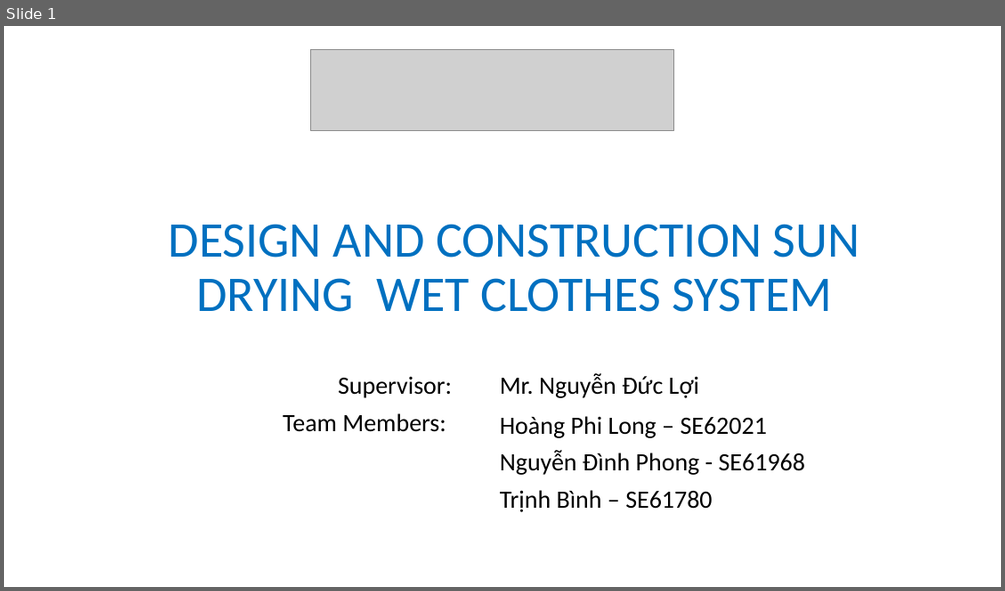
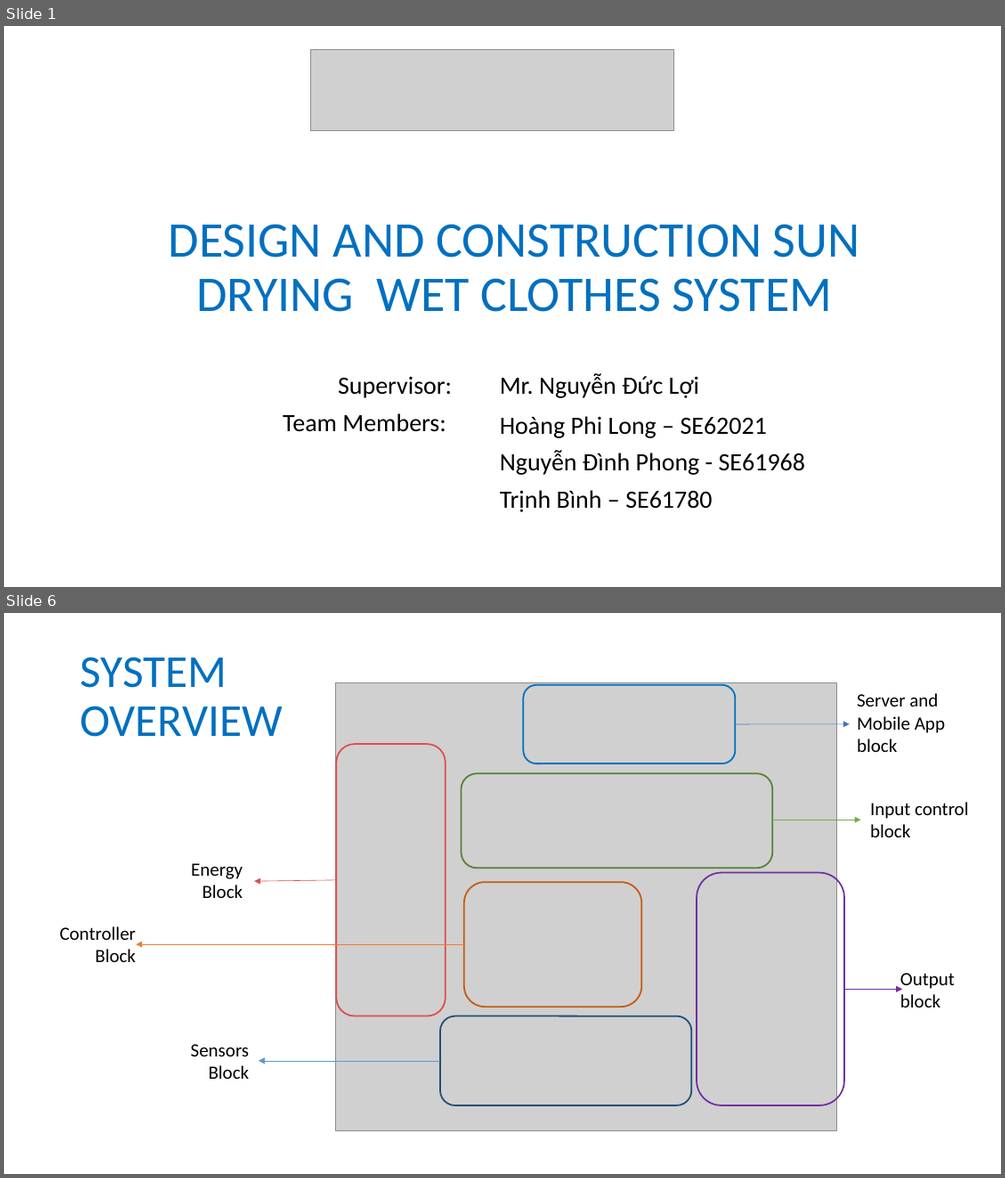
Before and after one commit to longhoang0304/DCDCS_Documentation, a slide deck: Final-Presentation.pptx. Shown one above the other, each under a label of ours: slide 1 before the commit, slides 1 and 6 after it; the slides between them are not shown. The pictures are 1005x591 and 1005x1178 pixels, drawn with LibreOffice and Linux fonts; fonts in the diff are those of the drawing; grey boxes stand for pictures. Boxes give left, top, right and bottom in pixels: in the first picture for what was removed or moved away, otherwise in the second. Text is boxed around its words. In the diff, an @@ line names an element or a change of style, - is before the commit and + after.

```diff
--- a/Final-Presentation.pptx
+++ b/Final-Presentation.pptx
@@ slide 6 added at [4, 613, 1001, 1174], background #FFFFFF @@
@@ title added at [80, 657, 282, 737], 44 pt, text #0070C0 @@
+SYSTEM
+OVERVIEW
@@ picture added at [335, 682, 837, 1130] @@
@@ rounded rectangle added at [523, 685, 735, 763], outline #0070C0 1.5 pt @@
@@ text added at [857, 693, 945, 752], 18 pt, text #000000 @@
+Server and Mobile App block
@@ rounded rectangle added at [336, 744, 445, 1016], outline #E24C4C 1.5 pt @@
@@ arrow added from (736, 724) to (850, 724), #4472C4 0.5 pt @@
@@ rounded rectangle added at [461, 774, 772, 868], outline #548235 1.5 pt @@
@@ arrow added from (773, 819) to (861, 819), #70AD47 0.5 pt @@
@@ text added at [870, 802, 968, 837], 18 pt, text #000000 @@
+Input control block
@@ text added at [191, 863, 243, 898], 18 pt, text #000000 @@
+Energy Block
@@ rounded rectangle added at [696, 873, 844, 1105], outline #7030A0 1.5 pt @@
@@ arrow added from (336, 880) to (254, 882), #E24C4C 0.5 pt @@
@@ rounded rectangle added at [464, 882, 642, 1007], outline #C55A11 1.5 pt @@
@@ text added at [60, 926, 137, 962], 18 pt, text #000000 @@
+Controller Block
@@ arrow added from (464, 944) to (136, 944), #ED7D31 0.5 pt @@
@@ text added at [900, 973, 955, 1007], 18 pt, text #000000 @@
+Output block
@@ arrow added from (844, 989) to (902, 989), #7030A0 0.5 pt @@
@@ rounded rectangle added at [440, 1016, 691, 1105], outline #1F4E79 1.5 pt @@
@@ text added at [191, 1044, 250, 1078], 18 pt, text #000000 @@
+Sensors Block
@@ arrow added from (440, 1061) to (259, 1061), #5B9BD5 0.5 pt @@
```
Also in this commit, not shown: 5 slides changed, 30 other slides added, 9 slides removed, 2 other files.
